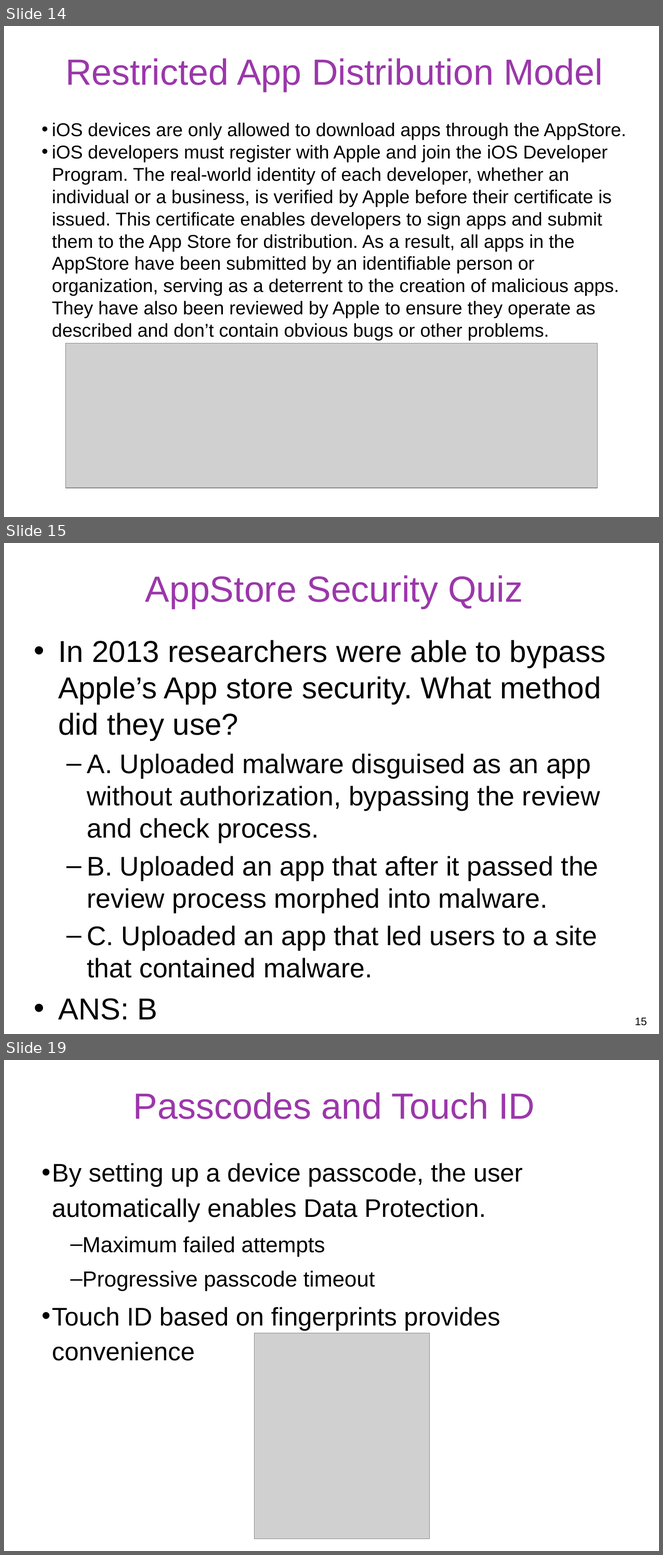
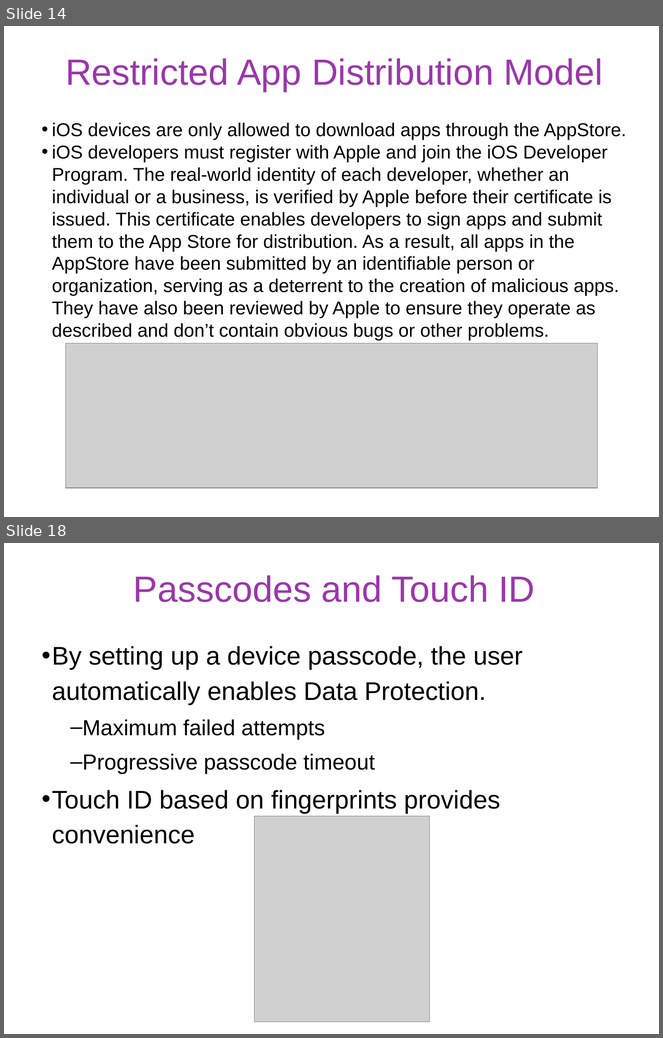
Before and after one commit to gulaoshi/gu.github.io, a slide deck: InfoSec/PPTs/L15-CH24-Wireless Mobile Security.pptx. Shown one above the other, each under a label of ours: slides 14, 15 and 19 before the commit, slides 14 and 18 after it; the slides between them are not shown. The pictures are 663x1555 and 663x1038 pixels, drawn with LibreOffice and Linux fonts; fonts in the diff are those of the drawing; grey boxes stand for pictures. Boxes give left, top, right and bottom in pixels: in the first picture for what was removed or moved away, otherwise in the second. Text is boxed around its words. In the diff, an @@ line names an element or a change of style, - is before the commit and + after.

```diff
--- a/InfoSec/PPTs/L15-CH24-Wireless Mobile Security.pptx
+++ b/InfoSec/PPTs/L15-CH24-Wireless Mobile Security.pptx
@@ slide 15 removed at (x1=4, y1=543, x2=659, y2=1034), background #FFFFFF @@
@@ title removed at (x1=145, y1=575, x2=523, y2=609) @@
-AppStore Security Quiz
@@ text removed at (x1=58, y1=640, x2=606, y2=978) @@
-• In 2013 researchers were able to bypass Apple’s App store security. What method did they use?
-  – A. Uploaded malware disguised as an app without authorization, bypassing the review and check process.
-  – B. Uploaded an app that after it passed the review process morphed into malware.
-  – C. Uploaded an app that led users to a site that contained malware.
-• ANS: B
@@ page number removed at (x1=635, y1=1018, x2=647, y2=1026) @@
-15
@@ what was slide 19 is now slide 18 @@
```
Also in this commit, not shown: 12 slides changed, 3 other files.
